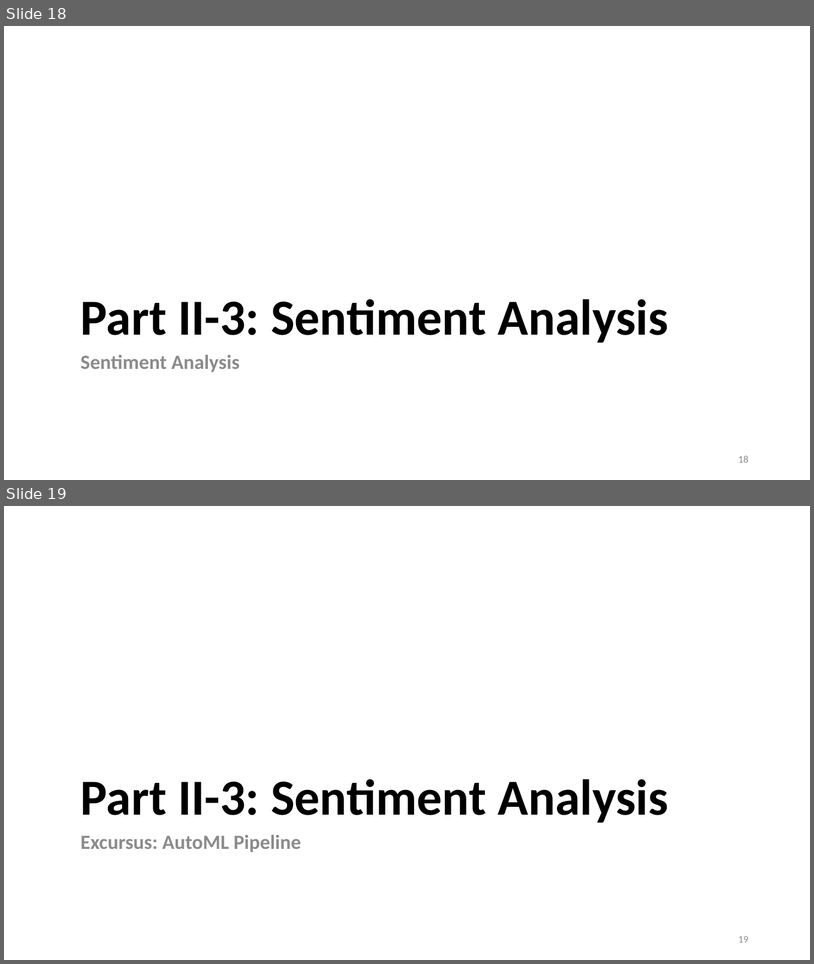
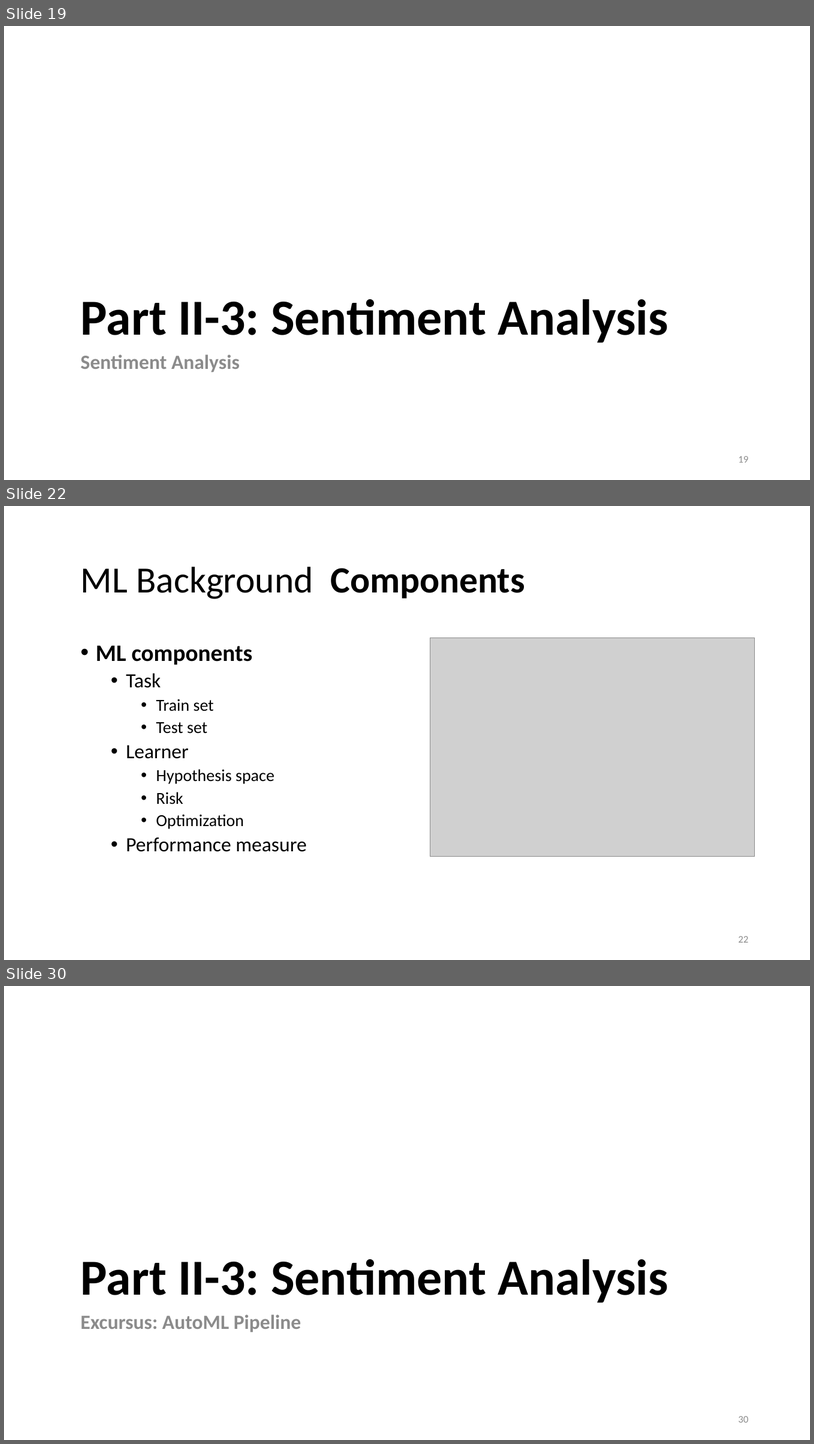
Before and after one commit to lisa-wm/consulting, a slide deck: 5_seminar/Contents_Part_02/slides/slides_II_3.pptx. Shown one above the other, each under a label of ours: slides 18 and 19 before the commit, slides 19, 22 and 30 after it; the slides between them are not shown. The pictures are 814x964 and 814x1444 pixels, drawn with LibreOffice and Linux fonts; fonts in the diff are those of the drawing; grey boxes stand for pictures. Boxes give left, top, right and bottom in pixels: in the first picture for what was removed or moved away, otherwise in the second. Text is boxed around its words. In the diff, an @@ line names an element or a change of style, - is before the commit and + after.

```diff
--- a/5_seminar/Contents_Part_02/slides/slides_II_3.pptx
+++ b/5_seminar/Contents_Part_02/slides/slides_II_3.pptx
@@ slide 22 added at [4, 506, 810, 960], background #FFFFFF @@
@@ title added at [81, 567, 525, 599], 44 pt, text #000000 @@
+ML Background Components
@@ text added at [96, 645, 306, 852], 20 pt, text #000000 @@
+• ML components
+  • Task
+    • Train set
+    • Test set
+  • Learner
+    • Hypothesis space
+    • Risk
+    • Optimization
+  • Performance measure
@@ picture added at [431, 638, 755, 856] @@
@@ page number added at [738, 936, 749, 942], 12 pt, text #8C8C8C @@
+22
@@ what was slide 18 is now slide 19 @@
@@ page number at [738, 456, 749, 462]: text changed @@
-18
+19
@@ what was slide 19 is now slide 30 @@
@@ page number at [738, 1416, 749, 1422]: text changed @@
-19
+30
```
Also in this commit, not shown: 3 slides changed, 11 other slides added, 1 slide removed, 3 other files.
